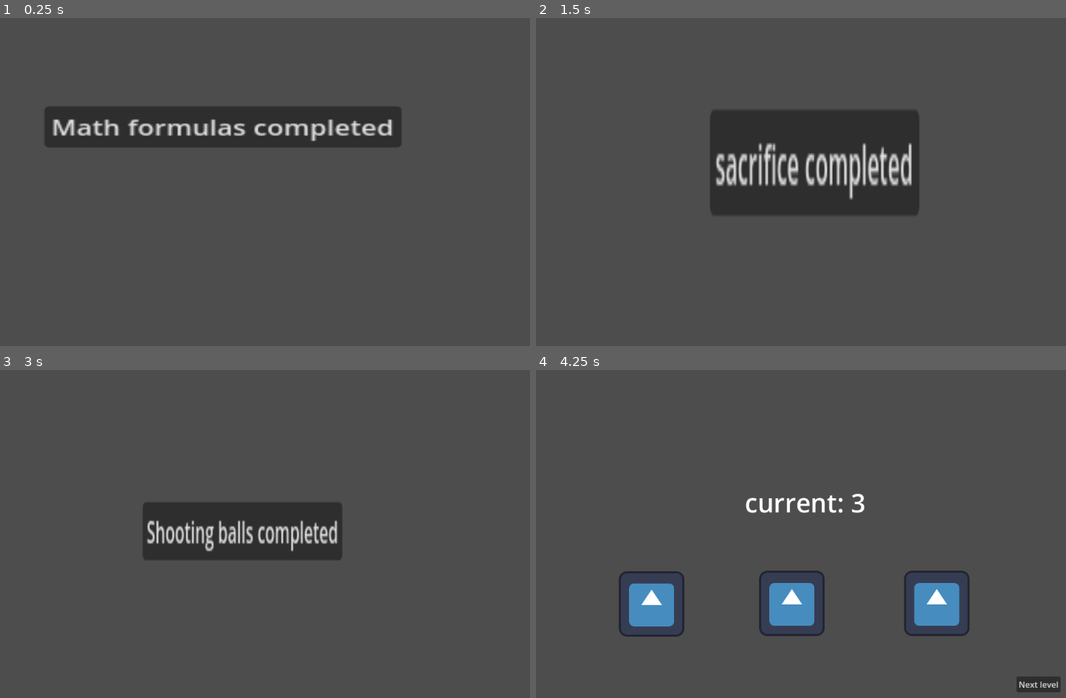
Above: before the commit, frames 1-4 (two rows, left to right).
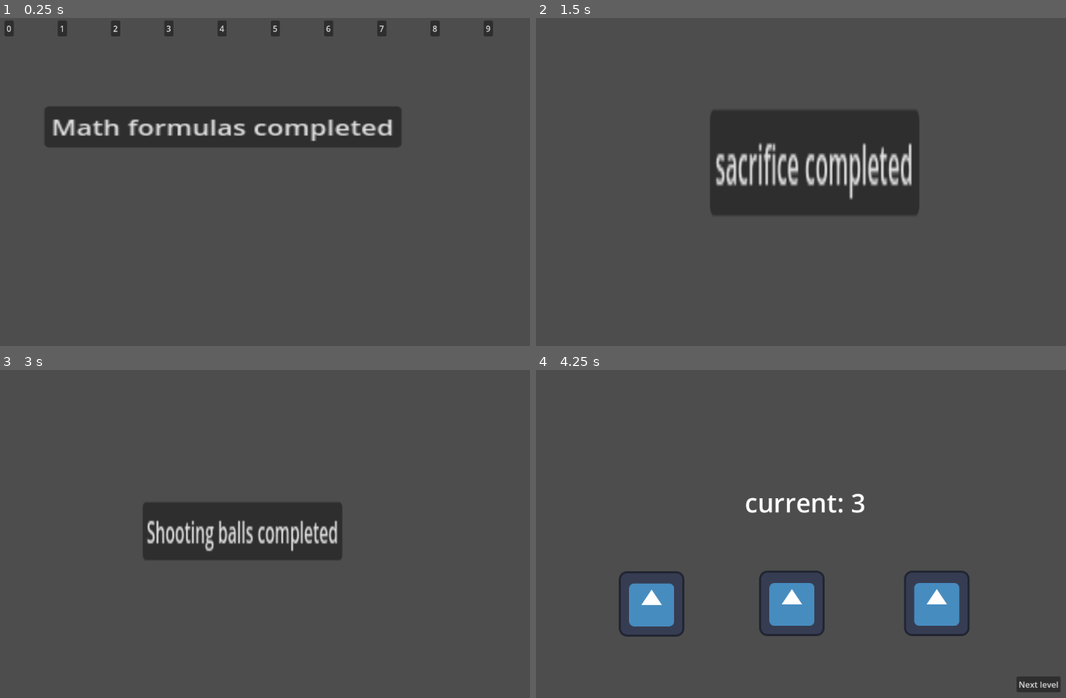
Above: after the commit, the same moments.

Repository: matouseek/game-jam-25
Game: Godot game, scene res://scenes/minigames/0math_formulas.tscn
The game is run twice, just before and just after one commit, with the same random seed, the same clock (stepped at 60 frames per second) and the same inputs. The project has no main scene, so this scene is started directly. The engine's default icon, where the game draws it, is replaced by a stand-in: a white triangle on a blue panel in a dark square.
Inputs:
- Up to frame 1 (0.25 s): no input
- Up to frame 2 (1.5 s): click "Math formulas completed" at 0.5 s; click "Next level" at 1.25 s
- Up to frame 3 (3 s): click "sacrifice completed" at 2 s; click "Next level" at 2.75 s
- Up to frame 4 (4.25 s): click "Shooting balls completed" at 3.5 s

The runs differ from the first frame. In frame 1, 0.8% of the frame differs, in the area x 0-94%, y 0-6%; in frame 2, less than 0.1%; in frame 3, less than 0.1%; in frame 4, nothing differs.

Commit message:
Implement hud skeleton

Diff:
--- a/project.godot
+++ b/project.godot
@@ -18,6 +18,10 @@
 
 GM="*res://scripts/game_manager.gd"
 
+[display]
+
+window/size/resizable=false
+
 [rendering]
 
 renderer/rendering_method="gl_compatibility"
--- /dev/null
+++ b/scenes/hud.tscn
@@ -0,0 +1,179 @@
+[gd_scene load_steps=2 format=3 uid="uid://dip8t8q4mla4o"]
+
+[ext_resource type="Script" path="res://scripts/hud.gd" id="1_mocui"]
+
+[node name="Hud" type="Control"]
+layout_mode = 3
+anchors_preset = 0
+script = ExtResource("1_mocui")
+
+[node name="Buttons" type="Control" parent="."]
+layout_mode = 3
+anchors_preset = 0
+offset_right = 40.0
+offset_bottom = 40.0
+
+[node name="Button0" type="Button" parent="Buttons"]
+visible = false
+layout_mode = 1
+anchors_preset = 8
+anchor_left = 0.5
+anchor_top = 0.5
+anchor_right = 0.5
+anchor_bottom = 0.5
+offset_left = -4.0
+offset_top = -4.0
+offset_right = 4.0
+offset_bottom = 4.0
+grow_horizontal = 2
+grow_vertical = 2
+
+[node name="Button1" type="Button" parent="Buttons"]
+visible = false
+layout_mode = 1
+anchors_preset = 8
+anchor_left = 0.5
+anchor_top = 0.5
+anchor_right = 0.5
+anchor_bottom = 0.5
+offset_left = -4.0
+offset_top = -4.0
+offset_right = 4.0
+offset_bottom = 4.0
+grow_horizontal = 2
+grow_vertical = 2
+
+[node name="Button2" type="Button" parent="Buttons"]
+visible = false
+layout_mode = 1
+anchors_preset = 8
+anchor_left = 0.5
+anchor_top = 0.5
+anchor_right = 0.5
+anchor_bottom = 0.5
+offset_left = -4.0
+offset_top = -4.0
+offset_right = 4.0
+offset_bottom = 4.0
+grow_horizontal = 2
+grow_vertical = 2
+
+[node name="Button3" type="Button" parent="Buttons"]
+visible = false
+layout_mode = 1
+anchors_preset = 8
+anchor_left = 0.5
+anchor_top = 0.5
+anchor_right = 0.5
+anchor_bottom = 0.5
+offset_left = -4.0
+offset_top = -4.0
+offset_right = 4.0
+offset_bottom = 4.0
+grow_horizontal = 2
+grow_vertical = 2
+
+[node name="Button4" type="Button" parent="Buttons"]
+visible = false
+layout_mode = 1
+anchors_preset = 8
+anchor_left = 0.5
+anchor_top = 0.5
+anchor_right = 0.5
+anchor_bottom = 0.5
+offset_left = -4.0
+offset_top = -4.0
+offset_right = 4.0
+offset_bottom = 4.0
+grow_horizontal = 2
+grow_vertical = 2
+
+[node name="Button5" type="Button" parent="Buttons"]
+visible = false
+layout_mode = 1
+anchors_preset = 8
+anchor_left = 0.5
+anchor_top = 0.5
+anchor_right = 0.5
+anchor_bottom = 0.5
+offset_left = -4.0
+offset_top = -4.0
+offset_right = 4.0
+offset_bottom = 4.0
+grow_horizontal = 2
+grow_vertical = 2
+
+[node name="Button6" type="Button" parent="Buttons"]
+visible = false
+layout_mode = 1
+anchors_preset = 8
+anchor_left = 0.5
+anchor_top = 0.5
+anchor_right = 0.5
+anchor_bottom = 0.5
+offset_left = -4.0
+offset_top = -4.0
+offset_right = 4.0
+offset_bottom = 4.0
+grow_horizontal = 2
+grow_vertical = 2
+
+[node name="Button7" type="Button" parent="Buttons"]
+visible = false
+layout_mode = 1
+anchors_preset = 8
+anchor_left = 0.5
+anchor_top = 0.5
+anchor_right = 0.5
+anchor_bottom = 0.5
+offset_left = -4.0
+offset_top = -4.0
+offset_right = 4.0
+offset_bottom = 4.0
+grow_horizontal = 2
+grow_vertical = 2
+
+[node name="Button8" type="Button" parent="Buttons"]
+visible = false
+layout_mode = 1
+anchors_preset = 8
+anchor_left = 0.5
+anchor_top = 0.5
+anchor_right = 0.5
+anchor_bottom = 0.5
+offset_left = -4.0
+offset_top = -4.0
+offset_right = 4.0
+offset_bottom = 4.0
+grow_horizontal = 2
+grow_vertical = 2
+
+[node name="Button9" type="Button" parent="Buttons"]
+visible = false
+layout_mode = 1
+anchors_preset = 8
+anchor_left = 0.5
+anchor_top = 0.5
+anchor_right = 0.5
+anchor_bottom = 0.5
+offset_left = -4.0
+offset_top = -4.0
+offset_right = 4.0
+offset_bottom = 4.0
+grow_horizontal = 2
+grow_vertical = 2
+
+[node name="Button10" type="Button" parent="Buttons"]
+visible = false
+layout_mode = 1
+anchors_preset = 8
+anchor_left = 0.5
+anchor_top = 0.5
+anchor_right = 0.5
+anchor_bottom = 0.5
+offset_left = -4.0
+offset_top = -4.0
+offset_right = 4.0
+offset_bottom = 4.0
+grow_horizontal = 2
+grow_vertical = 2
--- a/scenes/map.tscn
+++ b/scenes/map.tscn
@@ -23,6 +23,7 @@
 offset_bottom = 40.0
 
 [node name="0Math" type="TextureRect" parent="LevelIcons"]
+layout_mode = 0
 offset_left = 257.0
 offset_top = 394.0
 offset_right = 385.0
@@ -30,6 +31,7 @@
 texture = ExtResource("2_swisp")
 
 [node name="1Sacrifice" type="TextureRect" parent="LevelIcons"]
+layout_mode = 0
 offset_left = 531.0
 offset_top = 393.0
 offset_right = 659.0
--- a/scenes/minigames/0math_formulas.tscn
+++ b/scenes/minigames/0math_formulas.tscn
@@ -1,6 +1,7 @@
-[gd_scene load_steps=2 format=3 uid="uid://bd4ogapye1fes"]
+[gd_scene load_steps=3 format=3 uid="uid://bd4ogapye1fes"]
 
 [ext_resource type="Script" path="res://scripts/0_math_formulas.gd" id="1_s47m2"]
+[ext_resource type="PackedScene" uid="uid://dip8t8q4mla4o" path="res://scenes/hud.tscn" id="2_m6gb3"]
 
 [node name="MathFormulas" type="Node2D"]
 script = ExtResource("1_s47m2")
@@ -12,3 +13,41 @@
 offset_bottom = 204.0
 scale = Vector2(3.33719, 2.59903)
 text = "Math formulas completed"
+
+[node name="Hud" parent="." instance=ExtResource("2_m6gb3")]
+current_layout = 2
+
+[node name="Button0" parent="Hud/Buttons" index="0"]
+text = "0"
+
+[node name="Button1" parent="Hud/Buttons" index="1"]
+text = "1"
+
+[node name="Button2" parent="Hud/Buttons" index="2"]
+text = "2"
+
+[node name="Button3" parent="Hud/Buttons" index="3"]
+text = "3"
+
+[node name="Button4" parent="Hud/Buttons" index="4"]
+text = "4"
+
+[node name="Button5" parent="Hud/Buttons" index="5"]
+text = "5"
+
+[node name="Button6" parent="Hud/Buttons" index="6"]
+text = "6"
+
+[node name="Button7" parent="Hud/Buttons" index="7"]
+text = "7"
+
+[node name="Button8" parent="Hud/Buttons" index="8"]
+text = "8"
+
+[node name="Button9" parent="Hud/Buttons" index="9"]
+text = "9"
+
+[node name="Button10" parent="Hud/Buttons" index="10"]
+text = "N"
+
+[editable path="Hud"]
--- a/scripts/0_math_formulas.gd
+++ b/scripts/0_math_formulas.gd
@@ -3,4 +3,8 @@
 # Called when the node enters the scene tree for the first time.
 func _ready():
 	$Button.button_down.connect(func() : GM.level_completed.emit())
+	$Hud.digit_pressed.connect(print_button)
 	pass # Replace with function body.
+
+func print_button(digit_pressed : int):
+	print(digit_pressed)
--- /dev/null
+++ b/scripts/hud.gd
@@ -0,0 +1,37 @@
+extends Control
+
+enum Layout { BASE, NOT_SOLVABLE, ZERO }
+
+var layouts : Dictionary = { Layout.BASE : range(1,10) , Layout.NOT_SOLVABLE : range(1,11), Layout.ZERO : range(0,10) }
+
+signal digit_pressed(value : int) ## value will be -1 if not solvable
+
+@export var current_layout : Layout
+
+# Called when the node enters the scene tree for the first time.
+func _ready():
+	var current_butts = layouts.get(current_layout)
+	connect_buttons()
+	enable_buttons(current_butts)
+	spread_buttons(current_butts)
+
+# connects to the buttons pressed signals
+func connect_buttons():
+	for i in $Buttons.get_child_count():
+		var butt = $Buttons.get_child(i) as Button
+		butt.pressed.connect(func() : digit_pressed.emit(i))
+
+# set as visible the buttons to values given in the array
+func enable_buttons(to_enable : Array):
+	for i in to_enable:
+		var button = $Buttons.get_child(i) as Button
+		button.visible = true
+
+# spreads
+func spread_buttons(to_spread : Array):
+	var chunk_size : float = get_viewport().size.x / (len(to_spread) + 1)
+	var current_pos : float = chunk_size
+	for i in to_spread:
+		var button = $Buttons.get_child(i) as Button
+		button.position.x = current_pos
+		current_pos += chunk_size
